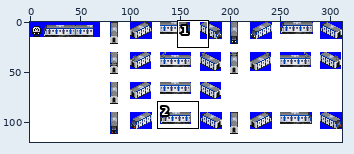
Sprite sheet, stored at src/metro/seoul_metro_1/381K_2ND.png. The first picture is a wide view before the edit; the outline marks the close-up.
Close-up. First the earlier version:
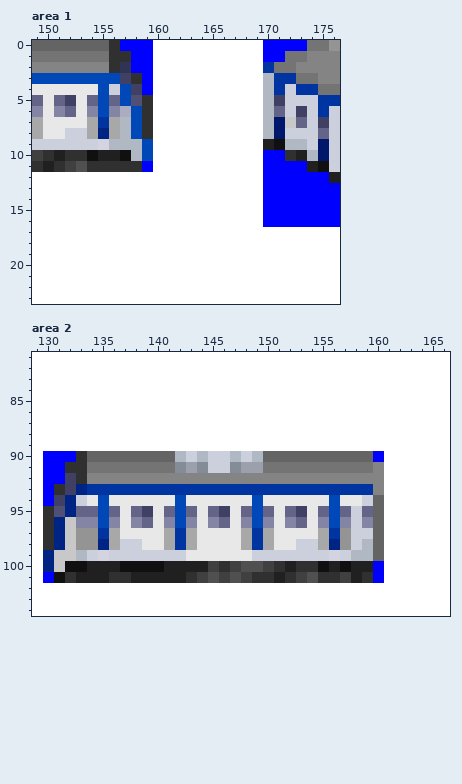
The file is 312x120 pixels. Colours within 5 levels of each other are drawn and written as one. Shown: area 1: x 149..176, y 0..23; area 2: x 129..166, y 81..104.
After:
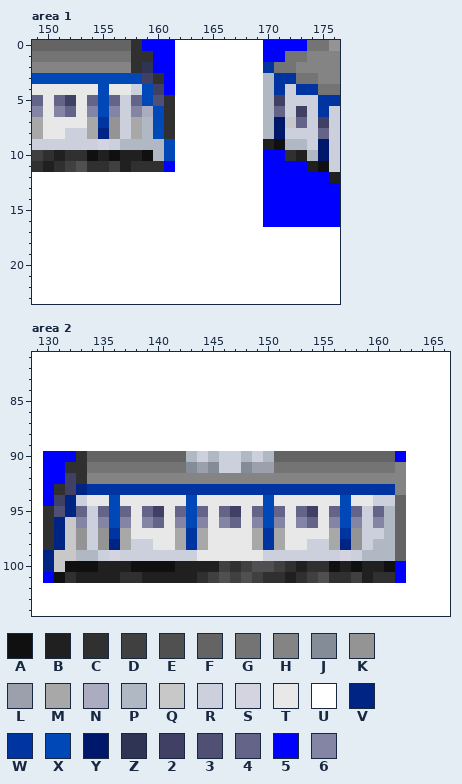
Palette (. is transparent): A #101010  B #202020  C #303030  D #404040  E #505050  F #646464  G #747474  H #848484  J #848c98  K #949494  L #9ca0ac  M #a8a8a8  N #acacc0  P #b0b8c4  Q #c8c8c8  R #ccd0dc  S #d4d4e0  T #e8e8e8  U #ffffff  V #002484  W #0034a0  X #0048b8  Y #00186c  Z #303454  2 #404064  3 #505074  4 #646488  5 #0000ff  6 #8484a4
Change:
Changed rows in their new state; - is an unchanged pixel.
Area 1:
first column x 156:
 0 FFC-55
 1 GGCC55
 2 HHCZ55
 3 -XX2C5
 4 TTRX25
 5 -R4X3C
 6 -R6NXC
 7 KRMPXC
 8 KRMPXC
 9 R--PPX
10 ABBAPX
11 DB-CC5
Area 2:
first column x 134:
 90 --------FPRP-RPRP---------FF5
 91 --------GJLJ-RJ-L---------GGH
 92 ---------------------------HH
 93 --------------------------WWH
 94 -TX-----TX-----TX-----TX-TRRF
 95 R4X4T42T4X4T42T4X4T42T4X4R4PF
 96 R6X6T64T6X6T64T6X6T64T6X6R6PF
 97 RKWM---TMWM---TMWM---TMWK-RPF
 98 RKVM-R-TMWM---TMWM-T-RMVKRPPF
 99 PRS------R-----T------RSR-PPF
100 A--B---A---BDCD-EDCB-CABA-BA5
101 --B-C----BCDEDED-CBCDE-CDBCC5
Where, in picture pixels (left, top, right, bottom), the same in both close-ups:
changed: (109, 40, 175, 172)
changed: (87, 451, 406, 583)
